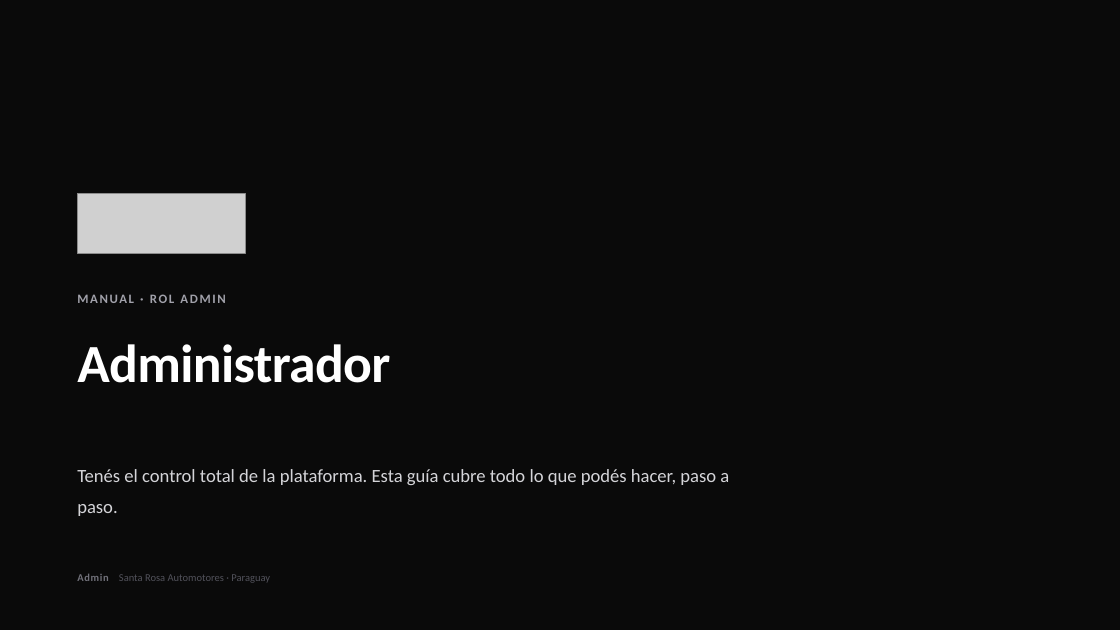
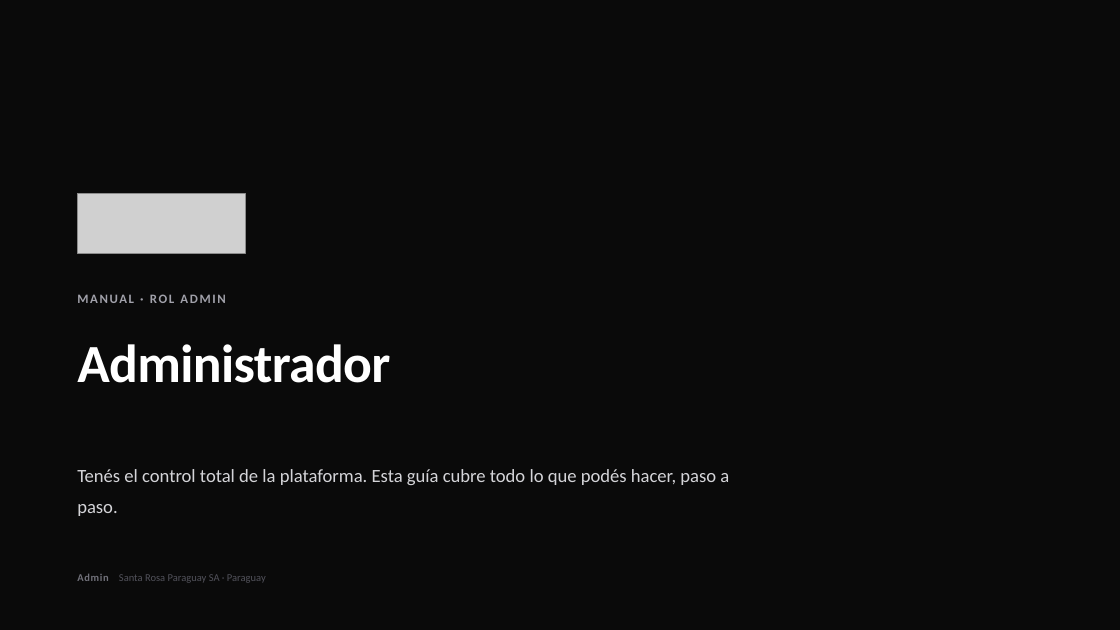
Before and after one commit to croman-coder/RenewSubastas, a slide deck: slide 1 of docs/onboarding/pptx/02-admin.pptx. Drawn at 1120x630 pixels with LibreOffice and Linux fonts; fonts in the diff are those of the drawing; grey boxes stand for pictures. Boxes give left, top, right and bottom in pixels: in the first picture for what was removed or moved away, otherwise in the second. Text is boxed around its words. In the diff, an @@ line names an element or a change of style, - is before the commit and + after.

```diff
--- a/docs/onboarding/pptx/02-admin.pptx
+++ b/docs/onboarding/pptx/02-admin.pptx
@@ text at (x1=77, y1=573, x2=266, y2=583): text changed @@
-Admin Santa Rosa Automotores · Paraguay
+Admin Santa Rosa Paraguay SA · Paraguay
```
Also in this commit, not shown: 1 other slide changed, 22 other files.
